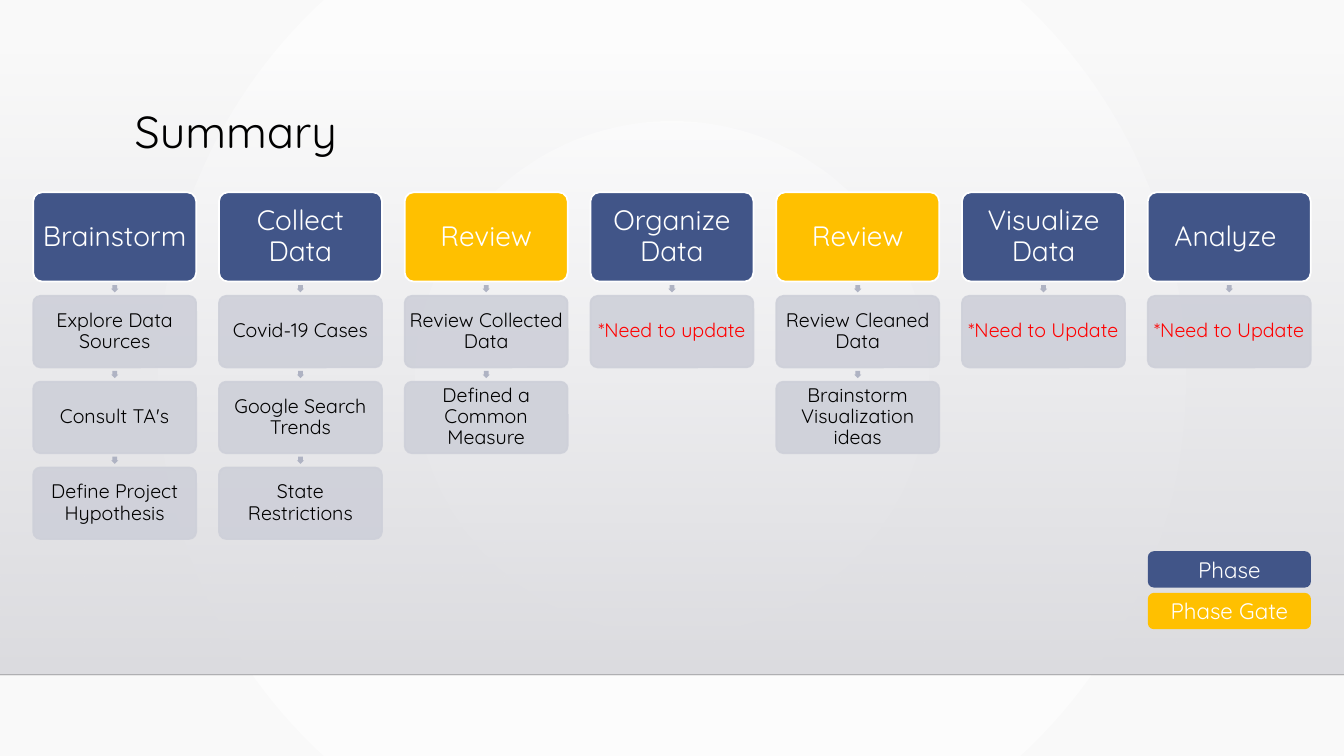
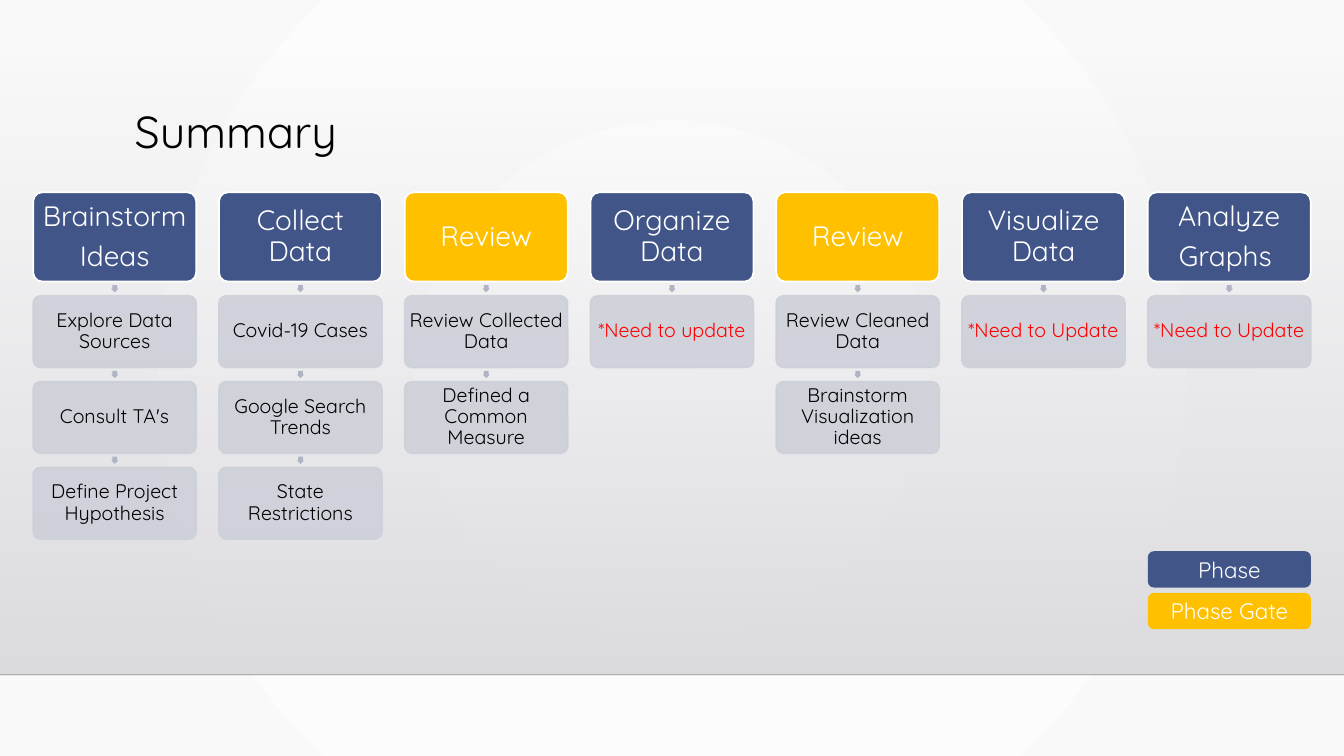
Before and after one commit to sarahDH615/google_trends_covid_project, a slide deck: slide 3 of final/final_presentation.pptx. Drawn at 1344x756 pixels with LibreOffice and Linux fonts; fonts in the diff are those of the drawing; background and template pictures are left out. Boxes give left, top, right and bottom in pixels: in the first picture for what was removed or moved away, otherwise in the second. Text is boxed around its words. In the diff, an @@ line names an element or a change of style, - is before the commit and + after.

Commit message:
update

```diff
--- a/final/final_presentation.pptx
+++ b/final/final_presentation.pptx
@@ text at [80,245,150,267]: paragraph added @@
+Ideas
@@ text at [1179,245,1272,272]: paragraph added @@
+Graphs
```
